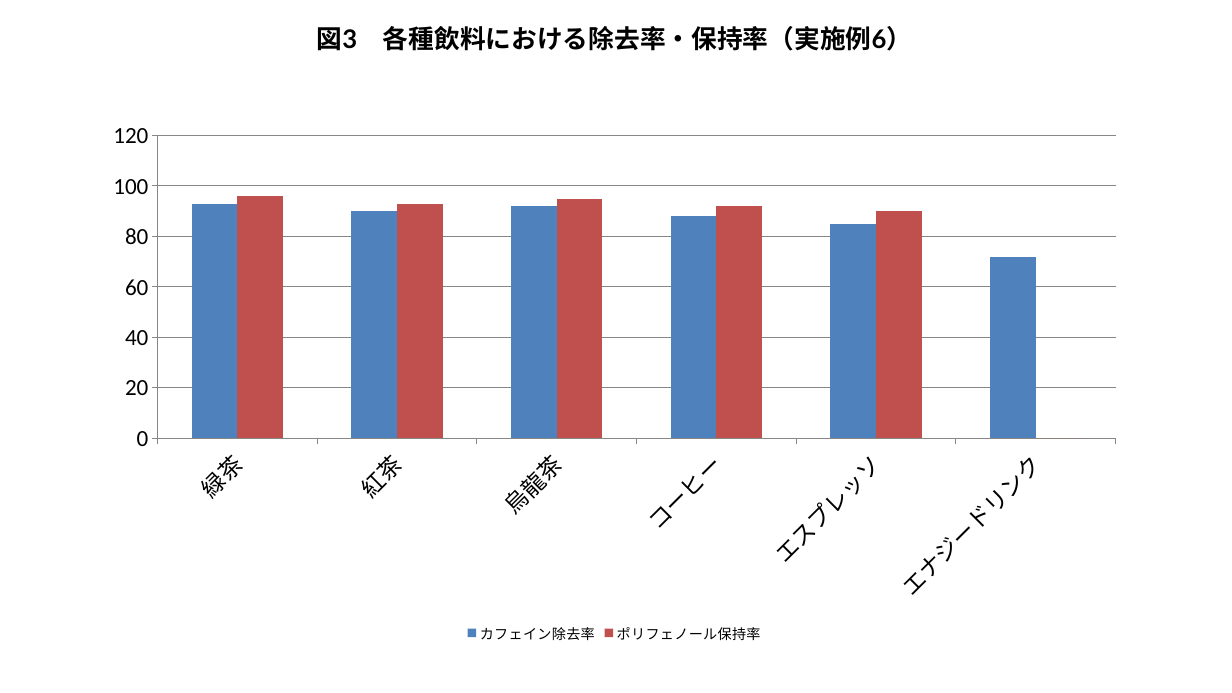
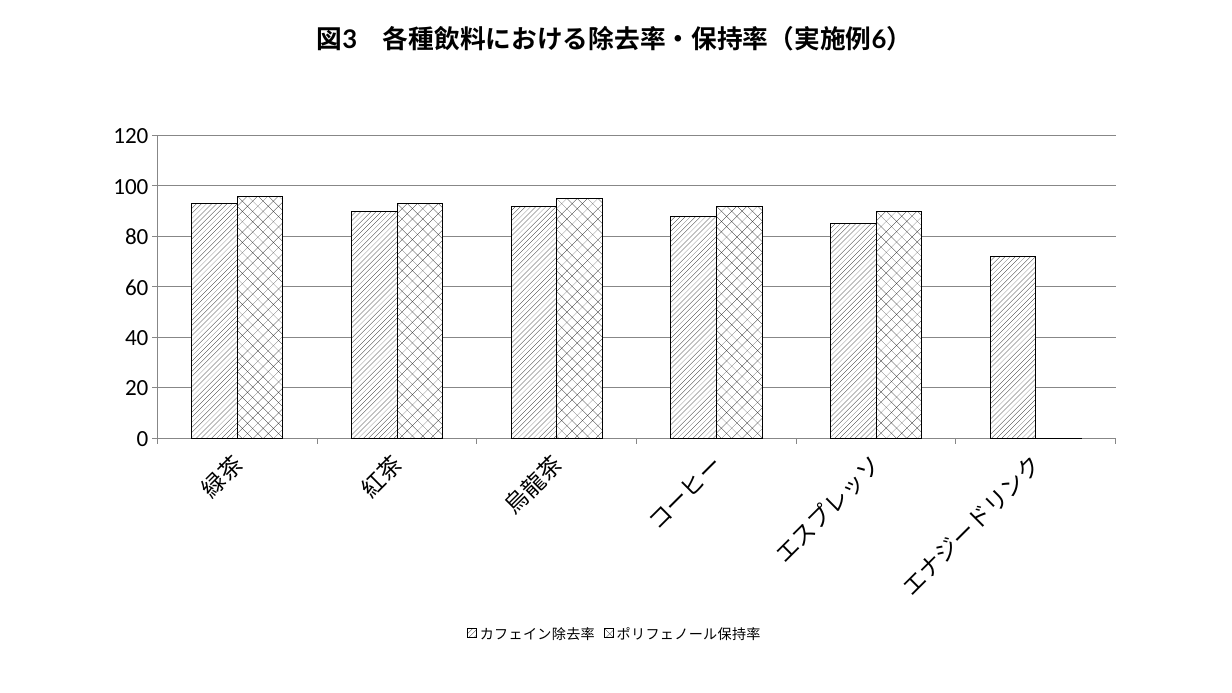
Before and after one commit to bougtoir/heat-accidents-mortality, a slide deck: slide 3 of montmorillonite_decaf/patent_figures.pptx. Drawn at 1232x693 pixels with LibreOffice and Linux fonts; fonts in the diff are those of the drawing. Boxes give left, top, right and bottom in pixels: in the first picture for what was removed or moved away, otherwise in the second. Text is boxed around its words. In the diff, an @@ line names an element or a change of style, - is before the commit and + after.

```diff
--- a/montmorillonite_decaf/patent_figures.pptx
+++ b/montmorillonite_decaf/patent_figures.pptx
@@ column chart at [92, 111, 1137, 647] @@
@@ colour of カフェイン除去率 #4F81BD to pattern #000000 on #FFFFFF @@
@@ colour of ポリフェノール保持率 #C0504D to pattern #000000 on #FFFFFF @@
```
Also in this commit, not shown: 4 other slides changed, 9 other files.
